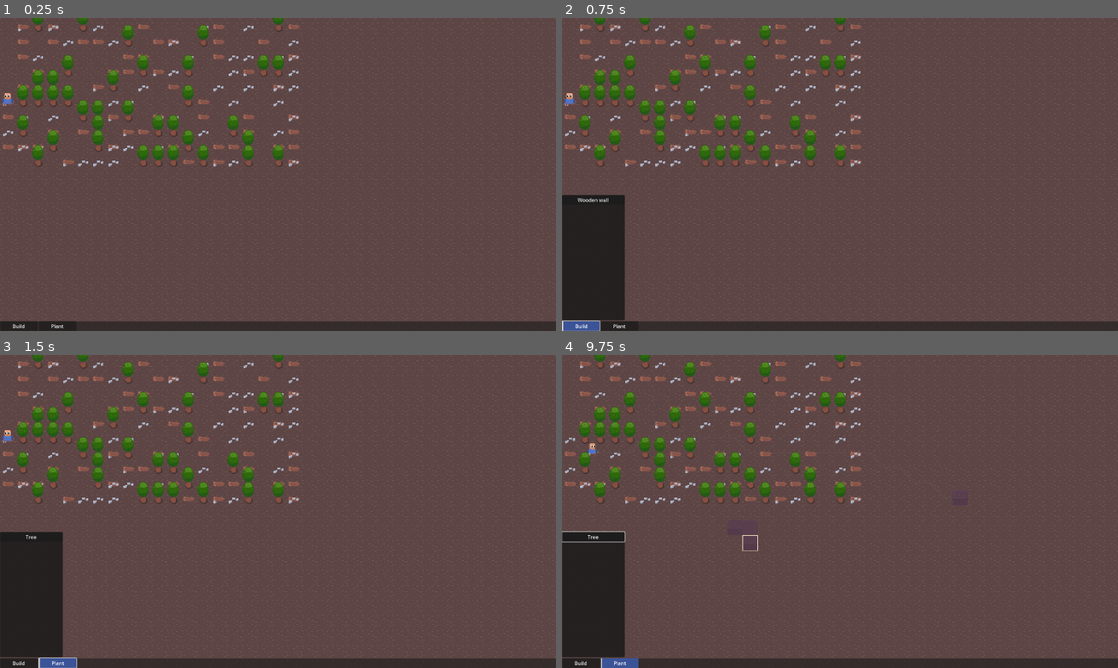
Above: before the commit, frames 1-4 (two rows, left to right).
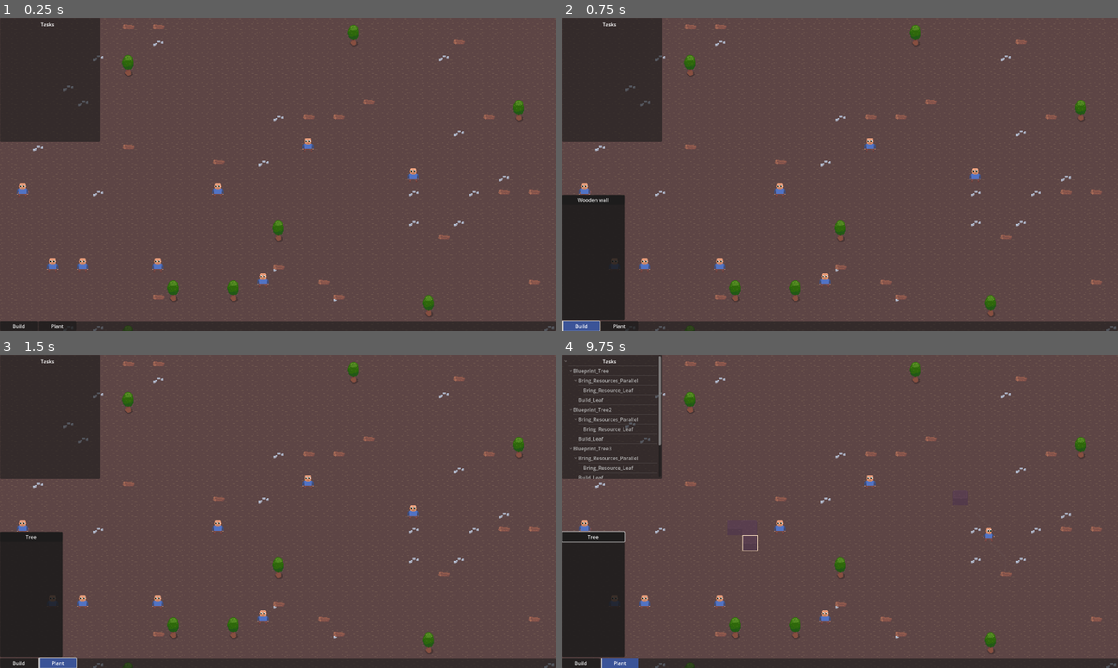
Above: after the commit, the same moments.

Repository: speakk/gnome_village
Game: Godot game, scene res://main.tscn
The game is run twice, just before and just after one commit, with the same random seed, the same clock (stepped at 60 frames per second) and the same inputs.
Inputs (mouse positions are in pixels of both pictures, inside the frame that each line leads up to):
- Up to frame 1 (0.25 s): no input
- Up to frame 2 (0.75 s): click "Build" at 0.5 s
- Up to frame 3 (1.5 s): click "Plant" at 1.25 s
- Up to frame 4 (9.75 s): click "Tree" at 2 s; click "Build" at 2.75 s; click "Wooden wall" at 3.5 s; click "Plant" at 4.25 s; click "Tree" at 5 s; click "Build" at 5.75 s; click "Wooden wall" at 6.5 s; click "Plant" at 7.25 s; click "Tree" at 8 s; tap Enter at 8.75 s; move the mouse to (962, 495) at 8.77 s; hold Shift (line_draw_modifier) 8.78-9.5 s; click (962, 495) at 8.92 s; drag from (728, 527) to (812, 574) at 9.52 s

The runs differ from the first frame. In frame 1, 12% of the frame differs, in the area x 0-100%, y 0-100%; in frame 2, 12%; in frame 3, 12%; in frame 4, 12%.

Commit message:
Very rudimentary non recursive WIP task debug list

Diff:
--- a/Events.gd
+++ b/Events.gd
@@ -3,6 +3,8 @@
 signal blueprint_placed(tile_position: Vector2i, blueprint: Blueprint)
 signal blueprint_finished(blueprint: Blueprint)
 signal blueprint_cancel_issued(blueprint: Blueprint)
+
+signal task_finished(task: Task)
 
 signal map_ready(map: MainMap)
 signal solid_cell_placed(coordinate: Vector2i)
--- a/main.gd
+++ b/main.gd
@@ -4,7 +4,7 @@
 @onready var ITEM_ON_GROUND := preload("res://items/ItemOnGround.tscn")
 
 func _ready() -> void:
-	var test_divider := 4
+	var test_divider := 1
 	var map_size_real_x := MainMap.MAP_SIZE_X * 24 / test_divider
 	var map_size_real_y := MainMap.MAP_SIZE_Y * 24 / test_divider
 
@@ -30,7 +30,7 @@
 			item_on_ground.global_position = quantized_position
 			add_child(item_on_ground)
 
-	var settlers_to_place := 1
+	var settlers_to_place := 50
 	var attempts := 400
 	for i in attempts:
 		var random_position := Vector2(randf_range(0, map_size_real_x), randf_range(0, map_size_real_y))
--- a/main.tscn
+++ b/main.tscn
@@ -4,7 +4,7 @@
 [ext_resource type="PackedScene" uid="uid://b4nj0xntglt07" path="res://map/main_map.tscn" id="1_lsh5n"]
 [ext_resource type="Script" path="res://MainCamera.gd" id="2_bak4i"]
 [ext_resource type="PackedScene" uid="uid://cynniosvk7y2r" path="res://gui/gui.tscn" id="5_4nnuu"]
-[ext_resource type="Script" path="res://task_handler/TaskHandler.gd" id="6_pe6uu"]
+[ext_resource type="PackedScene" uid="uid://spi7wrmylhj0" path="res://task_handler/TaskHandler.tscn" id="5_jyric"]
 
 [sub_resource type="Environment" id="Environment_uqvws"]
 background_mode = 1
@@ -29,5 +29,4 @@
 position_smoothing_speed = 10.0
 script = ExtResource("2_bak4i")
 
-[node name="TaskHandler" type="Node" parent="."]
-script = ExtResource("6_pe6uu")
+[node name="TaskHandler" parent="." instance=ExtResource("5_jyric")]
--- a/task_handler/TaskHandler.gd
+++ b/task_handler/TaskHandler.gd
@@ -4,12 +4,55 @@
 
 @onready var BLUEPRINT_TREE := preload("res://task_handler/trees/BlueprintTree.gd")
 
+@onready var debug_ui_tree := %Tree as Tree
+
 func _ready() -> void:
 	Events.blueprint_placed.connect(_blueprint_placed)
+	$Tasks.child_entered_tree.connect(_tasks_changed)
+	$Tasks.child_exiting_tree.connect(_tasks_changed)
+	$Tasks.child_order_changed.connect(_tasks_changed)
+	Events.task_finished.connect(func(_task: Task) -> void: _refresh_debug_tree($Tasks.get_children()))
+
+func _tasks_changed(_node: Node) -> void:
+	_refresh_debug_tree($Tasks.get_children())
+
+func _refresh_debug_tree(tasks: Array[Node]) -> void:
+	await get_tree().physics_frame
+	debug_ui_tree.clear()
+	var root := debug_ui_tree.create_item()
+
+	for task in tasks:
+		if task:
+			var child := debug_ui_tree.create_item(root)
+			child.set_text(0, task.name)
+
+			for subtask in task.get_children():
+				var child2 := debug_ui_tree.create_item(child)
+				var label := subtask.name
+				if subtask is TaskTreeLeaf and subtask.task.is_finished:
+					label = label + " (DONE)"
+					child2.set_custom_color(0, Color.SEA_GREEN)
+				elif subtask is TaskTreeBranch:
+					var all_finished := false
+					for subsubtask in subtask.get_children():
+						var child3 := debug_ui_tree.create_item(child2)
+						var label3 := subsubtask.name
+						if subsubtask is TaskTreeLeaf:
+							if subsubtask.task.is_finished:
+								label3 = label3 + " (DONE)"
+								child2.set_custom_color(0, Color.SEA_GREEN)
+							else:
+								all_finished = false
+
+						child3.set_text(0, label3)
+
+				child2.set_text(0, label)
+
+	#root.uncollapse_tree()
 
 func _blueprint_placed(tile_position: Vector2i, blueprint: Blueprint) -> void:
 	var task_tree := (BLUEPRINT_TREE.new() as BlueprintTree).initialize(tile_position, blueprint, get_tree()) as TaskTreeBranch
-	add_child(task_tree)
+	$Tasks.add_child(task_tree)
 
 func get_available_settler(task: Variant) -> Settler:
 	var settlers := get_tree().get_nodes_in_group("settler") as Array[Node]
@@ -52,7 +95,7 @@
 	task_process_timer += delta
 	if task_process_timer >= task_process_delay:
 		#for task_tree in task_trees:
-		for task_tree in get_children() as Array[TaskTreeBranch]:
+		for task_tree in $Tasks.get_children() as Array[TaskTreeBranch]:
 			if task_tree:
 				var next_available_task: Variant = get_next_available_task(task_tree)
 				if next_available_task:
--- /dev/null
+++ b/task_handler/TaskHandler.tscn
@@ -0,0 +1,42 @@
+[gd_scene load_steps=2 format=3 uid="uid://spi7wrmylhj0"]
+
+[ext_resource type="Script" path="res://task_handler/TaskHandler.gd" id="1_x5pqp"]
+
+[node name="TaskHandler" type="Node"]
+script = ExtResource("1_x5pqp")
+
+[node name="CanvasLayer" type="CanvasLayer" parent="."]
+layer = 2
+
+[node name="DebugUI" type="Control" parent="CanvasLayer"]
+z_index = 4
+layout_mode = 3
+anchors_preset = 15
+anchor_right = 1.0
+anchor_bottom = 1.0
+grow_horizontal = 2
+grow_vertical = 2
+mouse_filter = 2
+
+[node name="Tree" type="Tree" parent="CanvasLayer/DebugUI"]
+unique_name_in_owner = true
+layout_mode = 2
+anchor_right = 0.289
+anchor_bottom = 0.428
+offset_right = -193.264
+offset_bottom = -33.0
+allow_search = false
+
+[node name="Label" type="Label" parent="CanvasLayer/DebugUI/Tree"]
+layout_mode = 1
+anchors_preset = 5
+anchor_left = 0.5
+anchor_right = 0.5
+offset_left = -30.0
+offset_top = 9.0
+offset_right = 14.0
+offset_bottom = 32.0
+grow_horizontal = 2
+text = "Tasks"
+
+[node name="Tasks" type="Node" parent="."]
--- a/tasks/Task.gd
+++ b/tasks/Task.gd
@@ -3,7 +3,11 @@
 class_name Task
 
 var is_being_worked_on := false
-var is_finished := false
+var is_finished := false:
+	set(new_value):
+		if new_value:
+			Events.task_finished.emit(self)
+		is_finished = new_value
 var has_failed := false
 
 func _exit_tree() -> void:
